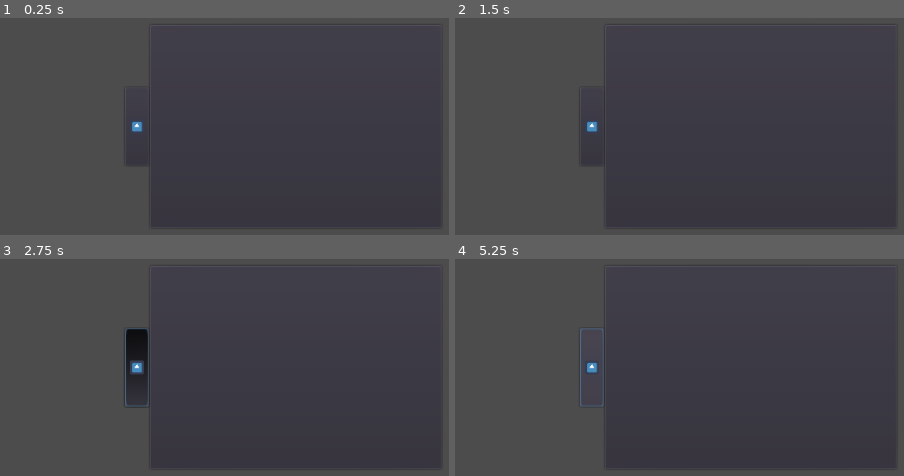
Above: before the commit, frames 1-4 (two rows, left to right).
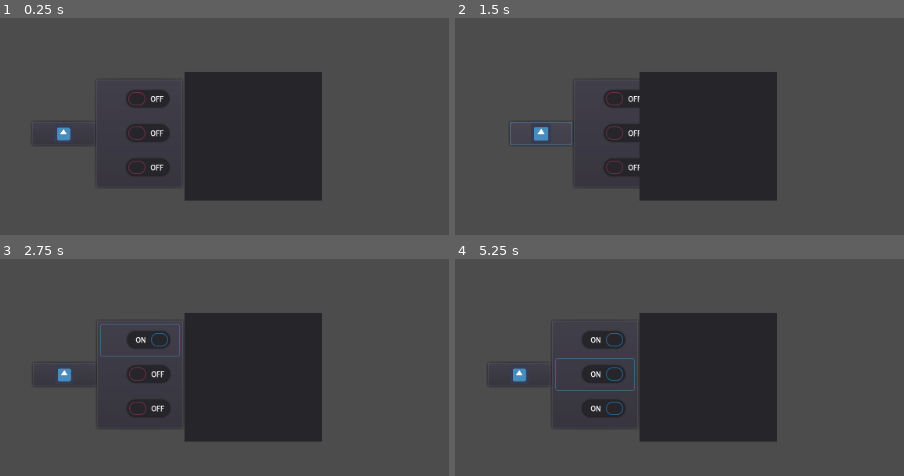
Above: after the commit, the same moments.

Repository: abderrahman504/Godot-custom-classes
Game: Godot game, scene res://Control Testing Ground.tscn
Two runs of this game, one before a commit and one after it. Both use one fixed random seed, a clock stepped at 60 frames per second and the inputs below. The project has no main scene, so this scene is started directly. The engine's default icon, where the game draws it, is replaced by a stand-in: a white triangle on a blue panel in a dark square.
Inputs (mouse positions are in pixels of both pictures, inside the frame that each line leads up to):
- Up to frame 1 (0.25 s): no input
- Up to frame 2 (1.5 s): click (517, 133) at 0.52 s; click (607, 133) at 1.27 s
- Up to frame 3 (2.75 s): click (139, 339) at 2.02 s
- Up to frame 4 (5.25 s): click (594, 374) at 2.77 s; click (594, 408) at 3.52 s; click (589, 367) at 4.27 s; click (589, 367) at 5.02 s

The runs differ from the first frame. In frame 1, 13% of the frame differs, in the area x 12-72%, y 24-74%; in frame 2, 13%; in frame 3, 13%; in frame 4, 13%.

Commit message:
Basic behaviour of drawer container finished

Diff:
--- a/Control Testing Ground.tscn
+++ b/Control Testing Ground.tscn
@@ -6,11 +6,45 @@
 anchor_right = 1.0
 anchor_bottom = 1.0
 
-[node name="DrawerContainer" type="PanelContainer" parent="."]
-margin_left = 331.0
-margin_top = 125.0
-margin_right = 708.0
-margin_bottom = 389.0
+[node name="Panel" type="Panel" parent="."]
+margin_left = 377.0
+margin_top = 187.0
+margin_right = 553.0
+margin_bottom = 352.0
+
+[node name="DrawerContainer" type="PanelContainer" parent="Panel"]
+show_behind_parent = true
+margin_left = -160.0
+margin_top = 8.0
+margin_right = -46.0
+margin_bottom = 150.0
 script = ExtResource( 1 )
-attachmentDirection = 3
-handleSize = Vector2( 30, 100 )
+__meta__ = {
+"_edit_group_": true
+}
+attachmentDirection = 2
+handleSize = Vector2( 80, 30 )
+isOpen = true
+
+[node name="VBoxContainer" type="VBoxContainer" parent="Panel/DrawerContainer"]
+margin_left = 7.0
+margin_top = 7.0
+margin_right = 107.0
+margin_bottom = 135.0
+__meta__ = {
+"_edit_group_": true
+}
+
+[node name="CheckButton" type="CheckButton" parent="Panel/DrawerContainer/VBoxContainer"]
+margin_right = 100.0
+margin_bottom = 40.0
+
+[node name="CheckButton2" type="CheckButton" parent="Panel/DrawerContainer/VBoxContainer"]
+margin_top = 44.0
+margin_right = 100.0
+margin_bottom = 84.0
+
+[node name="CheckButton3" type="CheckButton" parent="Panel/DrawerContainer/VBoxContainer"]
+margin_top = 88.0
+margin_right = 100.0
+margin_bottom = 128.0
--- a/UI/DrawerContainer.gd
+++ b/UI/DrawerContainer.gd
@@ -11,9 +11,11 @@
 
 
 enum AttachDirection {NORTH, SOUTH, EAST, WEST}
-var handle: BaseButton;
+var handle: BaseButton
 export (AttachDirection) var attachmentDirection: int
 export (Vector2) var handleSize: Vector2 = Vector2(70, 30)
+export (bool) var isOpen: bool
+var moving: bool = false
 
 
 func _init():
@@ -23,23 +25,10 @@
 	handle.icon_align = Button.ALIGN_CENTER
 	handle.expand_icon = true
 	add_child(handle)
-
-
+	handle.connect("button_up", self, "on_handle_pressed")
 
 func _ready():
-	pass
-
-
-
-
-
-
-
-
-
-
-
-
+	adjust_position()
 
 
 
@@ -47,18 +36,77 @@
 	if what != NOTIFICATION_SORT_CHILDREN:
 		return
 
+#	for c in get_children():
+#		fit_child_in_rect(c, Rect2(Vector2.ZERO, rect_size))
+
 	var handlePosition: Vector2 = Vector2(0.5*rect_size.x, 0.5*rect_size.y)
 	match attachmentDirection:
-		AttachDirection.NORTH:
+		AttachDirection.SOUTH:
 			handlePosition.y -= handleSize.y + 0.5*rect_size.y
 			handlePosition.x -= 0.5*handleSize.x
-		AttachDirection.SOUTH:
+		AttachDirection.NORTH:
 			handlePosition.y += 0.5*rect_size.y
 			handlePosition.x -= 0.5*handleSize.x
-		AttachDirection.EAST:
+		AttachDirection.WEST:
 			handlePosition.x += 0.5*rect_size.x
 			handlePosition.y -= 0.5*handleSize.y
-		_:#WEST
+		_:#EAST
 			handlePosition.x -= 0.5*rect_size.x + handleSize.x
 			handlePosition.y -= 0.5*handleSize.y
 	fit_child_in_rect(handle, Rect2(handlePosition, handleSize))
+
+
+func adjust_position() -> void:
+	if moving: return
+	var parent: Control = get_parent()
+	var targetPosition: Vector2
+
+	match attachmentDirection:
+		AttachDirection.NORTH:
+			var parentBottomY: float = parent.rect_size.y #Bottom left
+			if isOpen:
+				targetPosition = Vector2(rect_position.x, parentBottomY)
+			else:
+				targetPosition = Vector2(rect_position.x, parentBottomY - rect_size.y)
+
+		AttachDirection.SOUTH:
+			var parentTopY := 0
+			if isOpen:
+				targetPosition = Vector2(rect_position.x, parentTopY - rect_size.y)
+			else:
+				targetPosition = Vector2(rect_position.x, parentTopY)
+
+		AttachDirection.EAST:
+			var parentLeftX := 0
+			if isOpen:
+				targetPosition = Vector2(parentLeftX - rect_size.x, rect_position.y)
+			else:
+				targetPosition = Vector2(parentLeftX, rect_position.y)
+
+		_:#WEST
+			var parentRightX := parent.rect_size.x
+			if isOpen:
+				targetPosition = Vector2(parentRightX, rect_position.y)
+			else:
+				targetPosition = Vector2(parentRightX - rect_size.x, rect_position.y)
+
+	var tween := create_tween()
+	print("tween called")
+
+	tween.tween_method(self, "set_position", rect_position, targetPosition, 0.3).set_trans(Tween.TRANS_QUAD).set_ease(Tween.EASE_OUT)
+
+	moving = true
+	tween.tween_property(self, "moving", false, 0)
+
+
+func on_handle_pressed() -> void:
+	print("handle pressed")
+	close() if isOpen else open()
+
+func open() -> void:
+	isOpen = true
+	adjust_position()
+
+func close() -> void:
+	isOpen = false
+	adjust_position()
